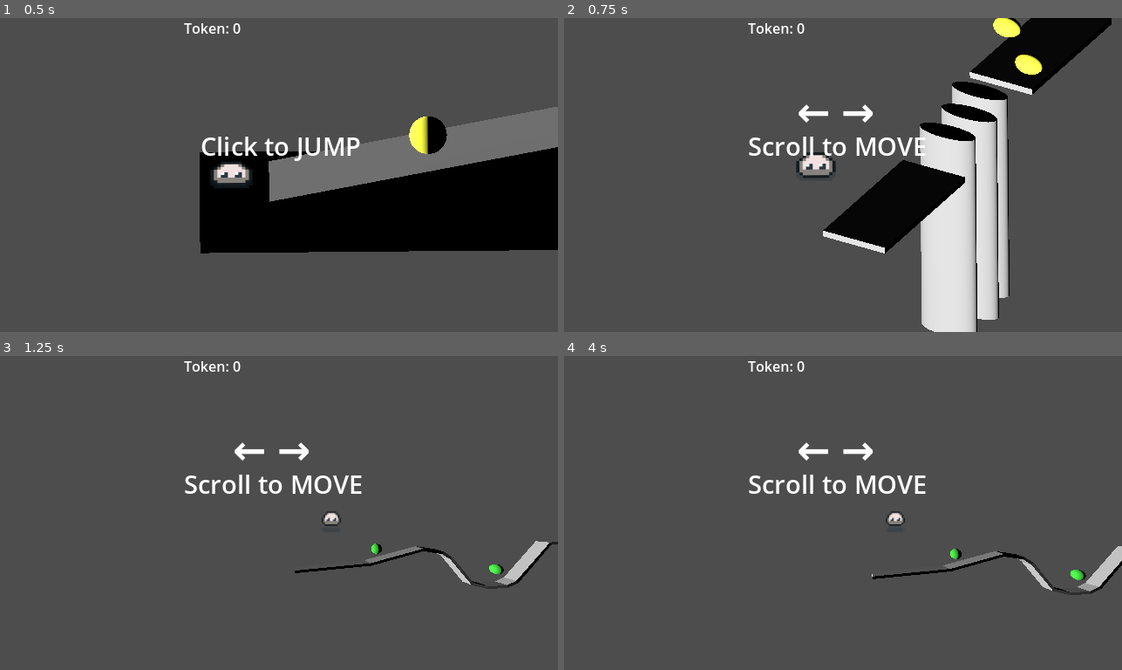
Above: before the commit, frames 1-4 (two rows, left to right).
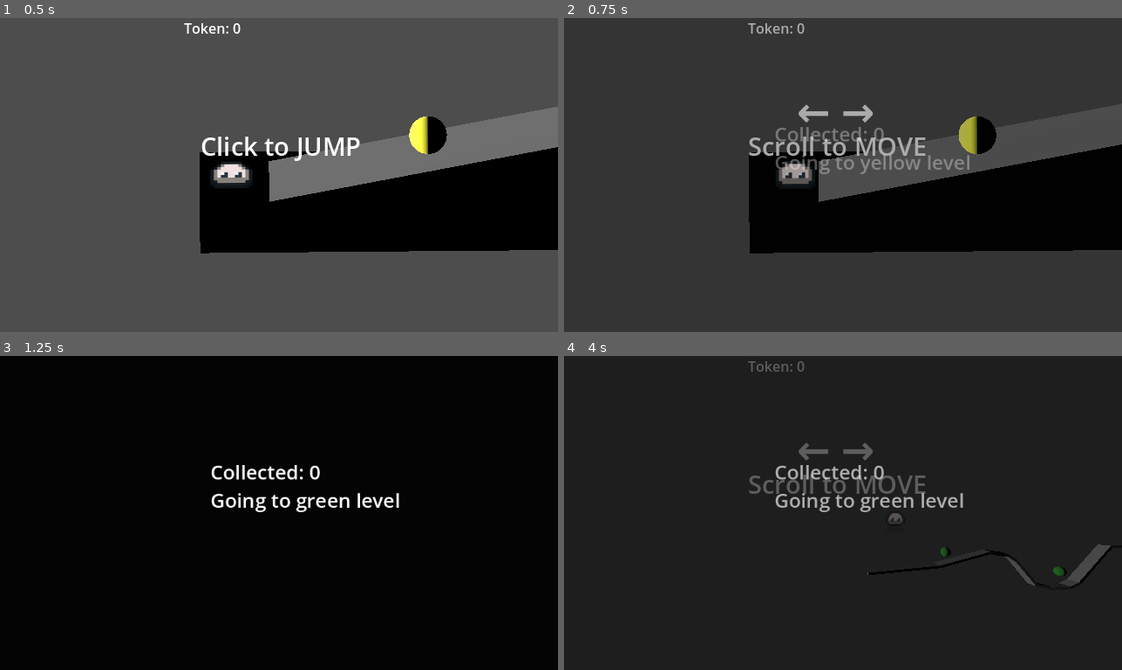
Above: after the commit, the same moments.

Repository: Beaily/JellyPoP
Game: Godot game, scene res://main.tscn
The game is run twice, just before and just after one commit, with the same random seed, the same clock (stepped at 60 frames per second) and the same inputs.
Inputs (mouse positions are in pixels of both pictures, inside the frame that each line leads up to):
- Up to frame 1 (0.5 s): no input
- Up to frame 2 (0.75 s): tap Enter at 0.5 s; move the mouse to (965, 159) at 0.52 s; tap 1 at 0.6 s; click (965, 159) at 0.67 s
- Up to frame 3 (1.25 s): tap 2 at 0.8 s
- Up to frame 4 (4 s): move the mouse to (731, 528) at 1.27 s; tap 2 at 1.35, 3.8 s; click (731, 528) at 1.42 s; tap 3 at 1.55, 2.1 s; move the mouse to (898, 443) at 2.02 s; click (898, 443) at 2.17 s; tap 4 at 2.3, 2.85 s; move the mouse to (815, 575) at 2.77 s; click (815, 575) at 2.92 s; tap 1 at 3.05, 3.6 s; move the mouse to (1010, 560) at 3.52 s; click (1010, 560) at 3.67 s

Frame 1 is identical in both runs. In frame 2, 93% of the frame differs, in the area x 0-100%, y 0-100%; in frame 3, 99%; in frame 4, 99%.

Commit message:
关卡跳转UI
特别难看

Diff:
--- a/Scenes/canvas_layer.tscn
+++ b/Scenes/canvas_layer.tscn
@@ -124,4 +124,24 @@
 theme_override_font_sizes/font_size = 24
 text = "Play again"
 
+[node name="TransitionPanel" type="ColorRect" parent="."]
+visible = false
+z_index = 7
+anchors_preset = 15
+anchor_right = 1.0
+anchor_bottom = 1.0
+grow_horizontal = 2
+grow_vertical = 2
+scale = Vector2(1.01403, 1.00708)
+color = Color(0.0177324, 0.0177324, 0.0177324, 1)
+
+[node name="TransitionLabel" type="Label" parent="TransitionPanel"]
+offset_left = 237.666
+offset_top = 117.171
+offset_right = 327.666
+offset_bottom = 143.171
+scale = Vector2(0.745286, 0.713453)
+theme_override_font_sizes/font_size = 30
+text = "jump level"
+
 [connection signal="pressed" from="ResultPanel/RestartButton" to="." method="_on_restart_button_pressed"]
--- a/canvas_layer.gd
+++ b/canvas_layer.gd
@@ -40,3 +40,32 @@
 	ui.get_node("MoveLabel").visible = false
 	ui.get_node("Arrow").visible = false
 	ui.get_node("TokenHint").visible = false
+
+func show_transition(text: String):
+
+	var panel = $TransitionPanel
+	var label = $TransitionPanel/TransitionLabel
+
+	panel.visible = true
+	label.text = text
+
+	# 初始透明
+	panel.modulate.a = 0
+
+	var tween = create_tween()
+
+	# 淡入（0 → 1）
+	tween.tween_property(panel, "modulate:a", 1.0, 0.4)
+
+	await tween.finished
+
+	# 停留时间（核心展示时间）
+	await get_tree().create_timer(2.0).timeout
+
+	# 淡出（1 → 0）
+	var tween2 = create_tween()
+	tween2.tween_property(panel, "modulate:a", 0.0, 0.4)
+
+	await tween2.finished
+
+	panel.visible = false
--- a/player.gd
+++ b/player.gd
@@ -292,6 +292,24 @@
 # 切换关卡逻辑
 # =========================
 func trigger_level_swap(color):
+
+	var ui = get_tree().get_root().get_node("Main/UI")
+
+	var token_count = 0
+
+	if color == "yellow":
+		token_count = token_yellow
+	elif color == "green":
+		token_count = token_green
+	elif color == "pink":
+		token_count = token_pink
+
+	is_transferring = true
+	velocity = Vector3.ZERO
+	var text = "Collected: " + str(token_count) + "\nGoing to " + color + " level"
+
+	await ui.show_transition(text)
+
 	print("--- 触发跳转，目标颜色是: ", color, " ---")
 
 
